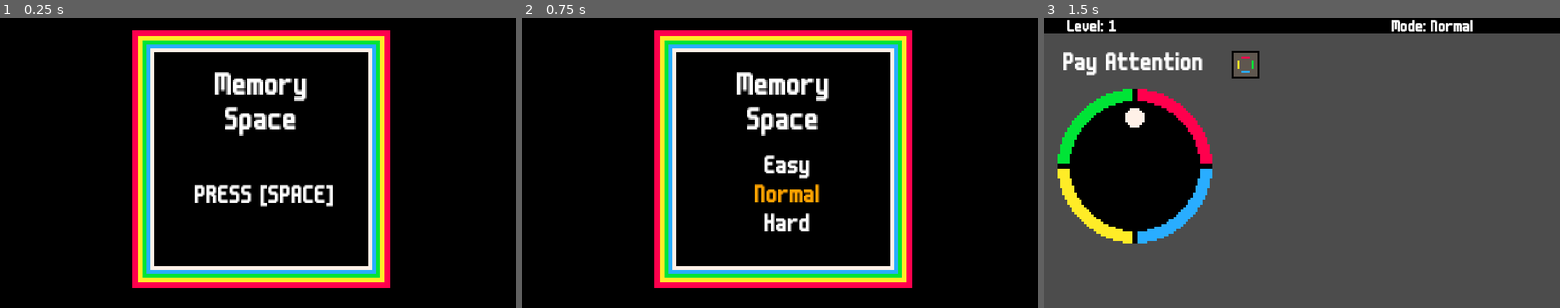
Above: before the commit, frames 1-3 (left to right).
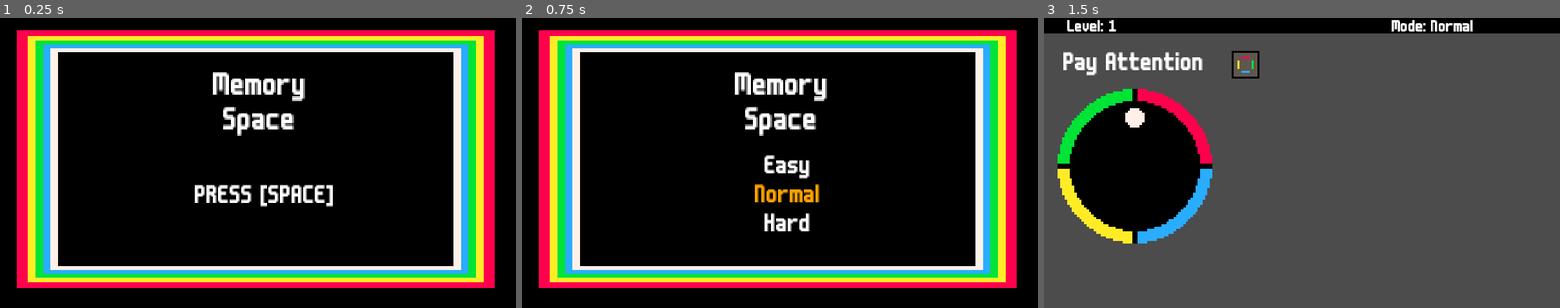
Above: after the commit, the same moments.

Repository: sugarvoid/memory-space
Game: Godot game, scene res://scene/MainScreen.tscn
Same seed, same stepped clock (60 frames per second), same inputs: the game is played once before the commit and once after it.
Inputs:
- Up to frame 1 (0.25 s): no input
- Up to frame 2 (0.75 s): tap Space (space) at 0.5 s; hold Space (space) from 0.53 s (still down)
- Up to frame 3 (1.5 s): tap Enter (ui_accept) at 0.77, 1.25 s; release Space (space) at 1.28 s; tap Space (space) at 1.35 s

The runs differ from the first frame. In frame 1, 26% of the frame differs, in the area x 3-96%, y 4-94%; in frame 2, 26%; in frame 3, nothing differs.

Commit message:
Make main menu wider

Diff:
--- a/scene/MainScreen.tscn
+++ b/scene/MainScreen.tscn
@@ -12,7 +12,7 @@
 length = 1.517
 loop = true
 tracks/0/type = "value"
-tracks/0/path = NodePath("Sprite2/Label:visible")
+tracks/0/path = NodePath("Label:visible")
 tracks/0/interp = 1
 tracks/0/loop_wrap = true
 tracks/0/imported = false
@@ -35,53 +35,54 @@
 texture = ExtResource( 5 )
 
 [node name="Sprite2" type="Sprite" parent="."]
-position = Vector2( 64, 64 )
+position = Vector2( 61.4, 64 )
+scale = Vector2( 1.85312, 1 )
 texture = ExtResource( 3 )
 region_rect = Rect2( 0, 0, 1, 1 )
 
-[node name="VBoxContainer" type="VBoxContainer" parent="Sprite2"]
+[node name="Title" type="Label" parent="."]
+margin_left = 33.2
+margin_top = 21.2
+margin_right = 95.2
+margin_bottom = 54.2
+custom_fonts/font = ExtResource( 1 )
+text = "Memory
+Space"
+align = 1
+
+[node name="Label" type="Label" parent="."]
 visible = false
-margin_left = -30.8
-margin_top = -0.799995
-margin_right = 52.2
-margin_bottom = 55.2
+margin_left = 30.8
+margin_top = 76.8
+margin_right = 115.8
+margin_bottom = 90.8
+rect_scale = Vector2( 0.8, 0.8 )
+custom_fonts/font = ExtResource( 1 )
+text = "PRESS [SPACE]"
+align = 1
+
+[node name="VBoxContainer" type="VBoxContainer" parent="."]
+visible = false
+margin_left = 33.2
+margin_top = 63.2
+margin_right = 116.2
+margin_bottom = 119.2
 rect_scale = Vector2( 0.8, 0.8 )
 
-[node name="Easy" parent="Sprite2/VBoxContainer" instance=ExtResource( 7 )]
+[node name="Easy" parent="VBoxContainer" instance=ExtResource( 7 )]
 margin_right = 83.0
 
-[node name="Normal" parent="Sprite2/VBoxContainer" instance=ExtResource( 7 )]
+[node name="Normal" parent="VBoxContainer" instance=ExtResource( 7 )]
 margin_top = 18.0
 margin_right = 83.0
 margin_bottom = 32.0
 text = "Normal"
 
-[node name="Hard" parent="Sprite2/VBoxContainer" instance=ExtResource( 7 )]
+[node name="Hard" parent="VBoxContainer" instance=ExtResource( 7 )]
 margin_top = 36.0
 margin_right = 83.0
 margin_bottom = 50.0
 text = "Hard"
-
-[node name="Title" type="Label" parent="Sprite2"]
-margin_left = -30.8
-margin_top = -42.8
-margin_right = 31.2
-margin_bottom = -9.8
-custom_fonts/font = ExtResource( 1 )
-text = "Memory
-Space"
-align = 1
-
-[node name="Label" type="Label" parent="Sprite2"]
-visible = false
-margin_left = -33.2
-margin_top = 12.8
-margin_right = 51.8
-margin_bottom = 26.8
-rect_scale = Vector2( 0.8, 0.8 )
-custom_fonts/font = ExtResource( 1 )
-text = "PRESS [SPACE]"
-align = 1
 
 [node name="AnimationPlayer" type="AnimationPlayer" parent="."]
 anims/blink = SubResource( 1 )
--- a/script/MainScreen.gd
+++ b/script/MainScreen.gd
@@ -29,8 +29,8 @@
 		var _x = get_tree().change_scene("res://Game.tscn")
 
 	if (event.is_action_released("space")) and !on_diff_selection:
-		$Sprite2/VBoxContainer.visible = true
-		$Sprite2/Label.visible = false
+		$VBoxContainer.visible = true
+		$Label.visible = false
 		$AnimationPlayer.stop()
 		on_diff_selection = true
 
@@ -39,9 +39,9 @@
 	the_child += 1
 	if the_child == 3:
 		the_child = 0
-	for c in $Sprite2/VBoxContainer.get_children():
+	for c in $VBoxContainer.get_children():
 		c.unhighlight()
-	$Sprite2/VBoxContainer.get_child(the_child).highlight()
+	$VBoxContainer.get_child(the_child).highlight()
 
 func _on_TimerCycle_timeout():
 	_step_through_modes()
